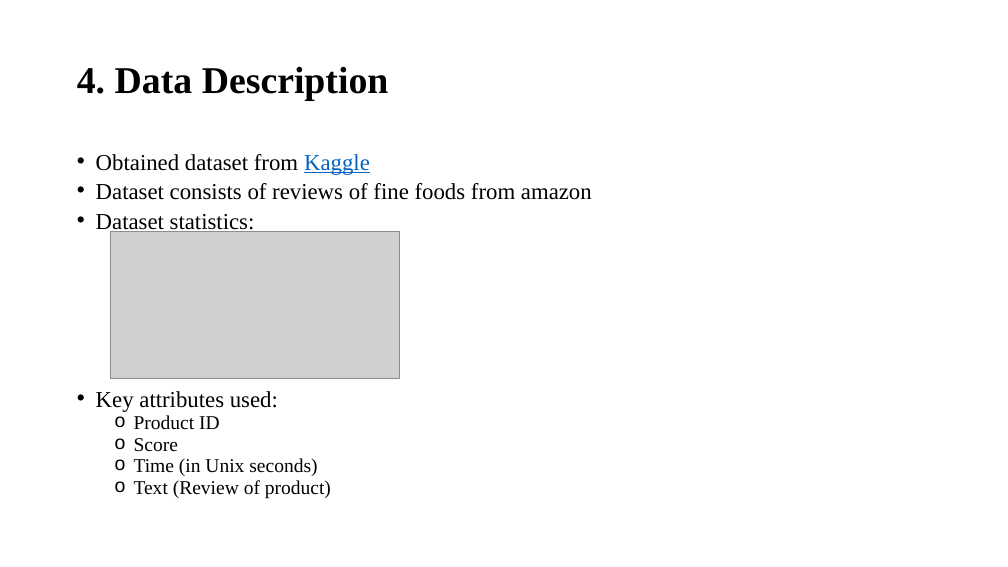
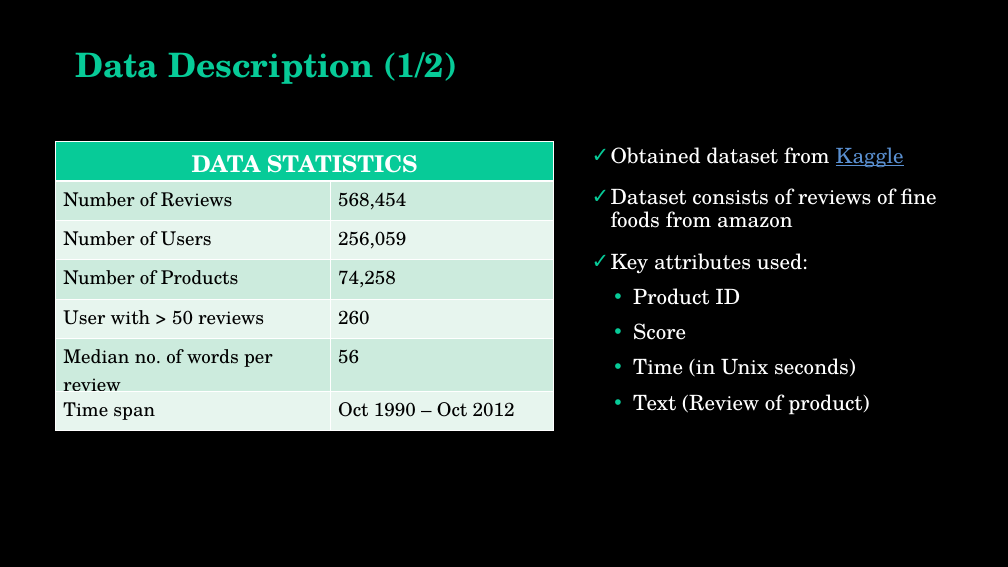
Before and after one commit to vibhutivadje/Text_Mining_Project, a slide deck: slide 10 of Text_Mining_Presentation.pptx (slide 2 before the commit). Drawn at 1008x567 pixels with LibreOffice and Linux fonts; fonts in the diff are those of the drawing; grey boxes stand for pictures; background and template pictures are left out. Boxes give left, top, right and bottom in pixels: in the first picture for what was removed or moved away, otherwise in the second. Text is boxed around its words. In the diff, an @@ line names an element or a change of style, - is before the commit and + after.

```diff
--- a/Text_Mining_Presentation.pptx
+++ b/Text_Mining_Presentation.pptx
@@ background #FFFFFF to picture (left out) @@
@@ text added at bbox=[75, 52, 457, 84], 32 pt, text #07CB98, bold @@
+Data Description (1/2)
@@ title removed at bbox=[77, 66, 389, 101] @@
-4. Data Description
@@ table added at bbox=[56, 141, 554, 431], 7 rows, 2 columns @@
+DATA STATISTICS | 
+Number of Reviews | 568,454
+Number of Users | 256,059
+Number of Products | 74,258
+User with > 50 reviews | 260
+Median no. of words per review | 56
+Time span | Oct 1990 – Oct 2012
@@ text "Obtained dataset from Kaggle": place and size @@
-text "Obtained dataset from Kaggle" at bbox=[96, 154, 592, 499]
+text "Obtained dataset from Kaggle" at bbox=[611, 147, 937, 415]
@@ text "Obtained dataset from Kaggle" at bbox=[611, 147, 937, 415]: size 21.7 to 20 pt in "Obtained dataset from Kaggle", "Dataset consists of reviews of fine foods ...", "Key attributes used:"; font Times New Roman to TeX Gyre Schola, text colour #000000 to #FFFFFF; text colour #0563C1 to #5A90D1 in "Kaggle"; size 18.6 to 20 pt in "Product ID", "Score", "Time (in Unix seconds)", "Text (Review of product)"; bullet • to ✓; line spacing 0.7 to 0.9; more space between paragraphs; bullet o to • @@
@@ text at bbox=[96, 214, 255, 234]: paragraph removed @@
-• Dataset statistics:
@@ picture removed at bbox=[110, 231, 400, 378] @@
```
Also in this commit, not shown: 1 other slide changed, 22 slides added, 1 slide removed.
